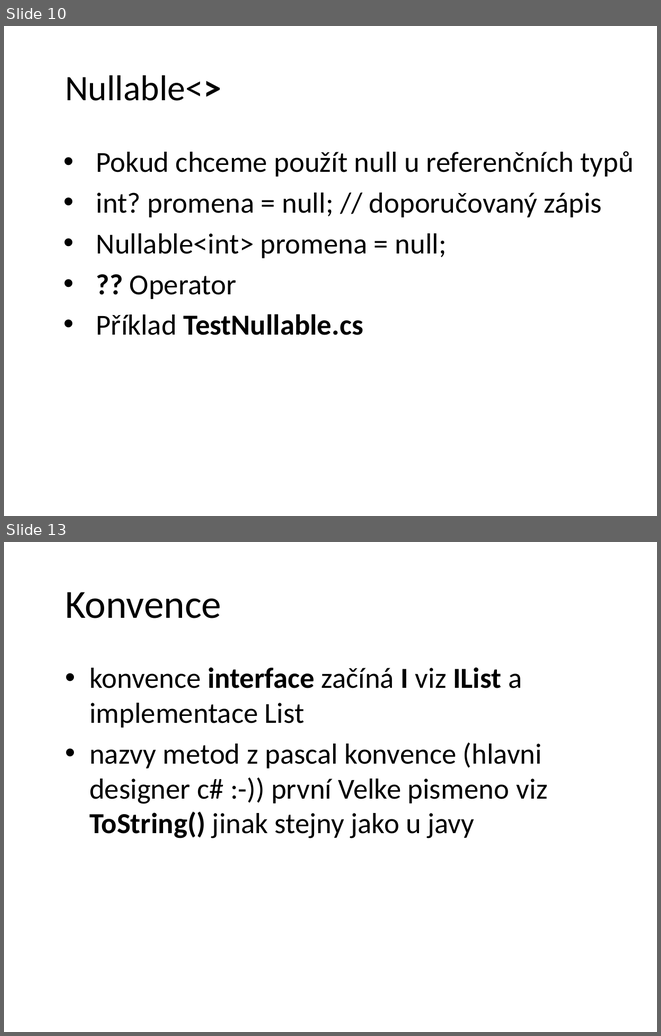
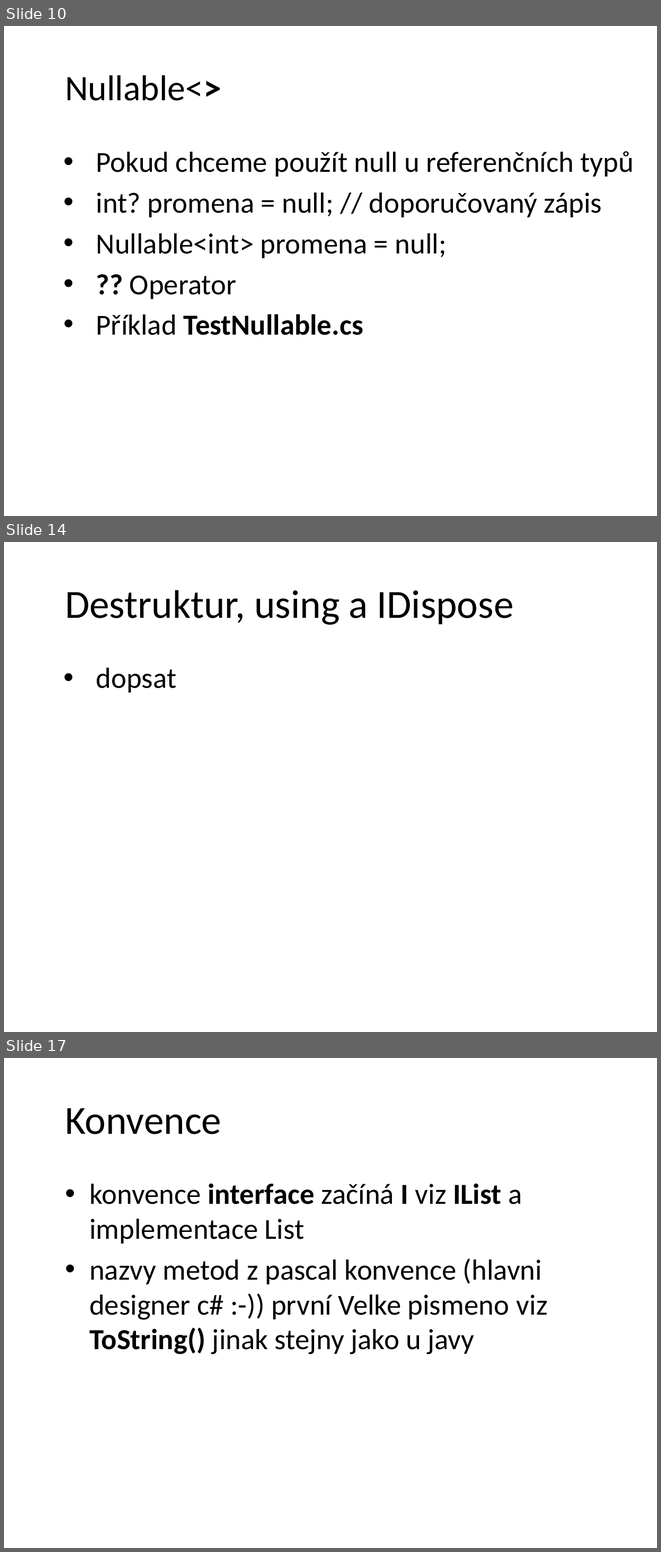
Before and after one commit to petrbalat/Skoleni-Csharp-NET, a slide deck: prezentace.pptx. Shown one above the other, each under a label of ours: slides 10 and 13 before the commit, slides 10, 14 and 17 after it; the slides between them are not shown. The pictures are 661x1036 and 661x1552 pixels, drawn with LibreOffice and Linux fonts; fonts in the diff are those of the drawing; background and template pictures are left out. Boxes give left, top, right and bottom in pixels: in the first picture for what was removed or moved away, otherwise in the second. Text is boxed around its words. In the diff, an @@ line names an element or a change of style, - is before the commit and + after.

```diff
--- a/prezentace.pptx
+++ b/prezentace.pptx
@@ slide 14 added at (4,542,657,1032), background picture (left out) @@
@@ title added at (65,590,514,625), 44 pt, text #000000 @@
+Destruktur, using a IDispose
@@ text added at (96,668,177,693), 32 pt, text #000000 @@
+• dopsat
@@ what was slide 13 is now slide 17 @@
```
Also in this commit, not shown: 7 slides changed, 3 other slides added, 2 other files.
